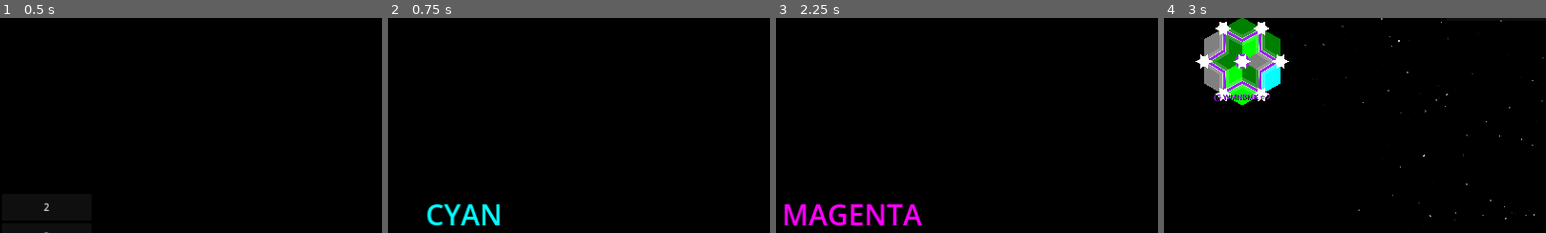
Above: before the commit, frames 1-4 (left to right).
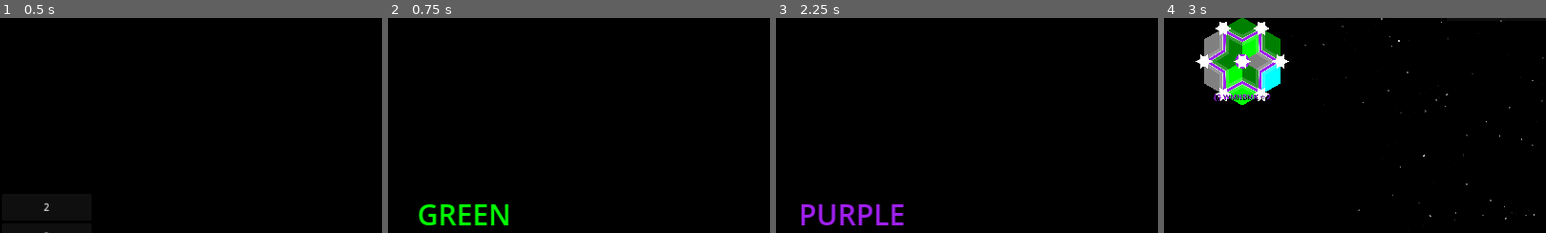
Above: after the commit, the same moments.

Repository: Cy13eruna/VyV
Game: Godot game, scene res://main.tscn
Two runs of this game, one before a commit and one after it. Both use one fixed random seed, a clock stepped at 60 frames per second and the inputs below.
Inputs:
- Up to frame 1 (0.5 s): no input
- Up to frame 2 (0.75 s): click "2" at 0.5 s
- Up to frame 3 (2.25 s): click "START TURN" at 1.25 s; click "END TURN" at 2 s
- Up to frame 4 (3 s): click "START TURN" at 2.75 s
The pictures show only the part of the screen within x 50-100%, y 9-59%; the shares and areas given below are measured in that part.

Frame 1 is identical in both runs. In frame 2, 1.8% of the frame differs, in the area x 8-32%, y 86-97%; in frame 3, 2.4%, in the area x 2-39%, y 86-97%; in frame 4, nothing differs.

Commit message:
Fixed PlayerTurnScreen

Diff:
--- a/src/main.gd
+++ b/src/main.gd
@@ -116,19 +116,10 @@
 		menu.match_requested.connect(_on_match_requested)
 
 func _on_match_requested(player_count: int) -> void:
-	# 1. Primeiro geramos o mapa e as capitais
-	match_manager.setup_game(player_count)
-
-	# 2. Configuramos o HUD
-	_setup_hud()
-
-	# 💡 CORREÇÃO: Esperamos um frame para garantir que o DomainManager
-	# terminou de instanciar as capitais antes do TurnManager anunciar o turno.
-	get_tree().process_frame.connect(func():
-		if is_instance_valid(turn_manager):
-			print("[Main] Mundos e Domínios prontos. Iniciando Turno 1.")
-			turn_manager.setup(player_count)
-	, CONNECT_ONE_SHOT)
+	# Delegamos TUDO ao MatchManager.
+	# Ele cuidará do setup do TurnManager, Grid, Spawns e o anúncio do Turno 1.
+	if is_instance_valid(match_manager):
+		match_manager.setup_game(player_count)
 
 func _setup_hud() -> void:
 	if is_instance_valid(game_hud):
@@ -147,8 +138,8 @@
 	_update_game_visibility(true)
 
 	var p_name = "PLAYER " + str(player_id + 1)
-	if is_instance_valid(turn_manager) and turn_manager.player_colors.size() > player_id:
-		p_name = turn_manager.player_colors[player_id]
+	if is_instance_valid(turn_manager):
+		p_name = turn_manager.get_player_name_by_id(player_id)
 
 	var data = {
 		"id": player_id,
@@ -162,7 +153,7 @@
 		_setup_hud()
 
 	if game_hud.get_parent() == ui_screen_container:
-		ui_screen_container.move_child(game_hud, -1)
+		ui_screen_container.move_child(game_hud, 0)
 
 	if game_hud.has_method("_on_turn_started"):
 		game_hud._on_turn_started(player_id, p_color, _round_num)
@@ -193,7 +184,7 @@
 	visibility_manager.update_visibility(
 		vagabond_manager.active_vagabonds,
 		grid_manager,
-		turn_manager.current_player_index,
+		turn_manager.get_current_id(),
 		terrain_manager,
 		domains,
 		force_instant
--- a/src/systems/turn/MatchManager.gd
+++ b/src/systems/turn/MatchManager.gd
@@ -4,58 +4,65 @@
 var main_ref: Node
 
 func _init(p_main: Node) -> void:
-    main_ref = p_main
+	main_ref = p_main
 
 ## Orquestra a criação completa de uma partida
 func setup_game(player_count: int) -> void:
-    var grid = main_ref.grid_manager
-    var terrain = main_ref.terrain_manager
-    var turn = main_ref.turn_manager
+	var grid = main_ref.grid_manager
+	var terrain = main_ref.terrain_manager
+	var turn = main_ref.turn_manager
 
-    # 1. Definição de escala (Raio do mapa)
-    var radius = _get_map_radius(player_count)
+	# 1. Definição de escala (Raio do mapa)
+	var radius = _get_map_radius(player_count)
 
-    # 2. Configuração do Tabuleiro e Terreno
-    if grid.has_method("setup_map"):
-        grid.setup_map(radius)
+	# 2. Configuração do Tabuleiro e Terreno
+	if grid.has_method("setup_map"):
+		grid.setup_map(radius)
 
-    if terrain and terrain.has_method("generate_random_terrain"):
-        terrain.generate_random_terrain(grid.data)
+	if terrain and terrain.has_method("generate_random_terrain"):
+		terrain.generate_random_terrain(grid.data)
 
-    if grid.painter:
-        grid.painter.terrain_ref = terrain
+	if grid.painter:
+		grid.painter.terrain_ref = terrain
+		if main_ref.domain_manager and main_ref.domain_manager.has_method("set_painter"):
+			main_ref.domain_manager.set_painter(grid.painter)
 
-        if main_ref.domain_manager and main_ref.domain_manager.has_method("set_painter"):
-            main_ref.domain_manager.set_painter(grid.painter)
+	# 3. Configuração ÚNICA de Turnos (Sorteia as cores aqui)
+	if turn.has_method("setup"):
+		turn.setup(player_count)
 
-    # 3. Configuração de Turnos
-    if turn.has_method("setup"):
-        turn.setup(player_count)
-
-    # 4. Inicia sequência de spawn
-    _spawn_sequence(player_count)
+	# 4. Inicia sequência de spawn (Usa as cores sorteadas acima)
+	_spawn_sequence(player_count)
 
 func _get_map_radius(player_count: int) -> int:
-    return {2: 10, 3: 12, 4: 14, 6: 18}.get(player_count, 12)
+	return {2: 10, 3: 12, 4: 14, 6: 18}.get(player_count, 12)
 
 func _spawn_sequence(player_count: int) -> void:
-    # Aguarda um frame para garantir que os dados do Grid (vizinhos, etc) foram processados
-    await main_ref.get_tree().process_frame
+	# Aguarda um frame para garantir que os nós do Grid estão prontos na árvore
+	await main_ref.get_tree().process_frame
 
-    var d_mgr = main_ref.domain_manager
-    var v_mgr = main_ref.vagabond_manager
-    var g_mgr = main_ref.grid_manager
-    var t_mgr = main_ref.turn_manager
+	var d_mgr = main_ref.domain_manager
+	var v_mgr = main_ref.vagabond_manager
+	var g_mgr = main_ref.grid_manager
+	var t_mgr = main_ref.turn_manager
 
-    # MUDANÇA CRÍTICA:
-    # Em vez de chamar o VagabondManager diretamente, chamamos o DomainManager.
-    # Ele calculará as 6 pontas e criará os domínios E os vagabundos nas posições certas.
-    if d_mgr and d_mgr.has_method("spawn_domains"):
-        d_mgr.spawn_domains(player_count, g_mgr, v_mgr, t_mgr)
+	# Cria os domínios usando as cores já definidas no TurnManager
+	if d_mgr and d_mgr.has_method("spawn_domains"):
+		d_mgr.spawn_domains(player_count, g_mgr, v_mgr, t_mgr)
 
-    # Sincroniza estado visual
-    if main_ref.has_method("_update_game_visibility"):
-        main_ref._update_game_visibility(true)
+	# Sincroniza estado visual inicial
+	if main_ref.has_method("_update_game_visibility"):
+		main_ref._update_game_visibility(true)
 
-    if main_ref.has_method("_setup_hud"):
-        main_ref._setup_hud()
+	if main_ref.has_method("_setup_hud"):
+		main_ref._setup_hud()
+
+	# FINALIZAÇÃO CRÍTICA:
+	# Agora que o mapa existe e as cores estão batendo, disparar o Turno 1.
+	# Chamamos _announce_turn ou start_first_turn para não resetar o setup()
+	if t_mgr:
+		print("[MatchManager] Tudo pronto. Disparando início da partida.")
+		if t_mgr.has_method("start_first_turn"):
+			t_mgr.start_first_turn()
+		elif t_mgr.has_method("_announce_turn"):
+			t_mgr._announce_turn()
--- a/src/systems/turn/TurnManager.gd
+++ b/src/systems/turn/TurnManager.gd
@@ -1,7 +1,6 @@
 # res://src/systems/turn/TurnManager.gd
 extends Node
 
-# Sinal local (opcional, para uso interno)
 signal turn_started(player_data: Dictionary)
 
 const COLOR_OPTIONS = {
@@ -16,32 +15,30 @@
 var total_players: int = 0
 var current_player_index: int = 0
 var turn_number: int = 1
-var player_colors: Array = []
+var player_colors: Array = [] # Armazena os nomes (Strings) das cores escolhidas
 
 func setup(p_player_count: int) -> void:
 	total_players = clamp(p_player_count, 1, COLOR_OPTIONS.size())
 	current_player_index = 0
 	turn_number = 1
 	_assign_random_colors()
-
-	# 💡 CORREÇÃO: Removemos o call_deferred e o await.
-	# Chamamos diretamente para evitar a piscada do mapa.
-	# Se os outros nós foram instanciados no mesmo frame, eles já estão no grupo 'domains'.
-	_announce_turn()
+	# CORREÇÃO: Removido o _announce_turn() daqui.
+	# O MatchManager chamará start_first_turn() quando o mapa estiver pronto.
 
 func _assign_random_colors() -> void:
 	var keys = COLOR_OPTIONS.keys()
 	keys.shuffle()
 	player_colors = keys.slice(0, total_players)
+	print("[TurnManager] Jogadores inicializados: ", player_colors)
+
+# Nova função para ser chamada pelo MatchManager ao fim do spawn
+func start_first_turn() -> void:
+	_announce_turn()
 
 func next_turn() -> void:
 	current_player_index = (current_player_index + 1) % total_players
-
 	if current_player_index == 0:
 		turn_number += 1
-		print("\n--- RODADA ", turn_number, " ---")
-
-	# Chamada direta para resposta imediata da UI
 	_announce_turn()
 
 func _announce_turn() -> void:
@@ -53,7 +50,6 @@
 
 	var player_data = {
 		"id": current_player_index,
-		"display_id": current_player_index + 1,
 		"name": color_name,
 		"color": p_color,
 		"round": turn_number
@@ -61,11 +57,10 @@
 
 	print("[TurnManager] Vez de: ", player_data.name, " (ID: ", player_data.id, ")")
 
-	# 1. Emite sinal local
+	# Emite localmente
 	turn_started.emit(player_data)
 
-	# 2. EMISSÃO PARA O EVENTBUS
-	# Importante: O DomainManager deve estar conectado a este sinal para dar o +1 inicial.
+	# Emite para o barramento global (Signals)
 	if is_instance_valid(Signals):
 		Signals.turn_started.emit(player_data.id, player_data.color, turn_number)
 
@@ -77,5 +72,10 @@
 func get_player_color_by_id(id: int) -> Color:
 	if id >= 0 and id < player_colors.size():
 		var color_name = player_colors[id]
-		return COLOR_OPTIONS[color_name]
+		return COLOR_OPTIONS.get(color_name, Color.WHITE)
 	return Color.WHITE
+
+func get_player_name_by_id(id: int) -> String:
+	if id >= 0 and id < player_colors.size():
+		return player_colors[id]
+	return "UNKNOWN"
